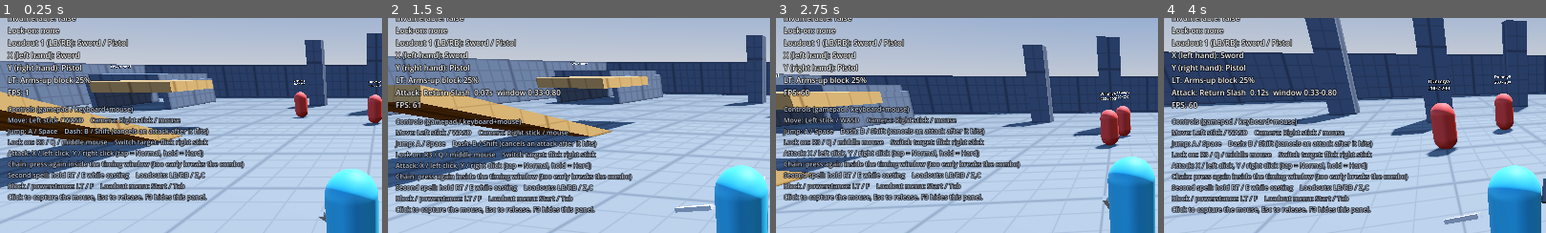
Above: before the commit, frames 1-4 (left to right).
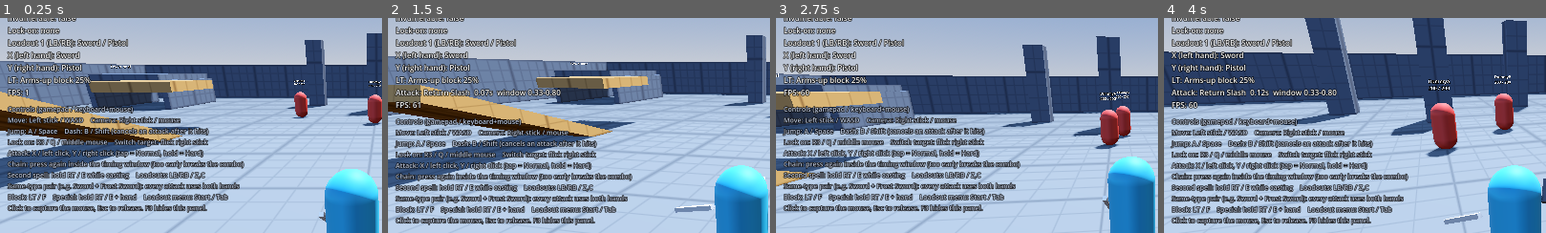
Above: after the commit, the same moments.

Repository: GLorenz90/Nomad-Seekers
Game: Godot game, scene res://scenes/main.tscn
The game is run twice, just before and just after one commit, with the same random seed, the same clock (stepped at 60 frames per second) and the same inputs.
Inputs (mouse positions are % of the whole screen's width and height, from its top left):
- Up to frame 1 (0.25 s): no input
- Up to frame 2 (1.5 s): move the mouse to (55, 50) at 0.52 s; hold F (block) 0.53-1.28 s; hold W (move_forward) from 0.53 s (still down); tap Space (jump) at 0.77 s; click (55, 50) at 0.8 s; move the mouse to (45, 50) at 1.27 s; click (45, 50) at 1.35 s
- Up to frame 3 (2.75 s): keep holding W (move_forward); tap Space (jump) at 1.52 s; right-click (45, 50) at 1.55 s; move the mouse to (52, 48) at 2.02 s; hold E (shift) from 2.03 s (still down); right-click (52, 48) at 2.1 s
- Up to frame 4 (4 s): keep holding W (move_forward); move the mouse to (49, 52) at 2.77 s; release E (shift) at 2.78 s; tap E (shift) at 2.85 s; click (49, 52) at 2.92 s; tap Space (jump) at 3.02, 3.77 s; tap F (block) at 3.05 s; move the mouse to (57, 51) at 3.52 s; hold F (block) from 3.53 s (still down); click (57, 51) at 3.8 s
The pictures show only the part of the screen within x 0-50%, y 11-61%; the shares and areas given below are measured in that part.

The runs differ from the first frame. In frame 1, 3.7% of the frame differs, in the area x 1-63%, y 76-91%; in frame 2, 3.7%; in frame 3, 3.7%; in frame 4, 3.7%.

Commit message:
Powerstance always twins; RT + hand uses that hand's special; 2h is one item
Grayson's feedback on Part 3:
- A two-handed weapon is one item: it shows once (one mesh, in the hand
  that holds it), the HUD and debug read "X / Y (both hands)", and the
  menu shows "(both hands)" in the empty slot.
- LT blocks normally with a same-type pair (arms-up), instead of switching
  to twin attacks. The POWERSTANCE LT mode is gone.
- Powerstanced pairs always attack with both weapons at 75% each.
- New WeaponData.special_attack: RT (Shift) + a hand's button uses that
  hand's special. With a pair, the other hand swings normally alongside.
  No weapon has a special yet (Part 5), so it falls back to the normal
  attack. Casting items keep RT for the second spell.
- Removed the "powerstance by default" option (the field stays so older
  saves load).
- loadout_test.gd: 35 checks, adding one-item 2h, always-twin pairs on
  either button, LT blocking with a pair, and RT specials per hand.

Co-Authored-By: Claude Opus 5.5 <noreply@anthropic.com>
Claude-Session: https://claude.ai/code/session_0158GMUbAThobuu7yWuNoptn

Diff:
--- a/scripts/combat/combat_controller.gd
+++ b/scripts/combat/combat_controller.gd
@@ -4,8 +4,9 @@
 ## LP and attack execution (North Star §4, §5).
 ##
 ## Input: each face button is one hand (x_is_left picks which). Tap = Normal
-## attack (fires on release), hold past hold_threshold = Hard attack. On a casting
-## item, holding Shift (RT) casts the item's second spell.
+## attack (fires on release), hold past hold_threshold = Hard attack. Holding
+## Shift (RT) uses that hand's special (WeaponData.special_attack; none exist
+## until Part 5, so it's a normal attack) or, on a casting item, its second spell.
 ##
 ## Combo rules:
 ## - A chain has 3 steps. Any attack from either hand can fill the next step.
@@ -29,10 +30,14 @@
 ##   when the block starts. The shield's hand button deflects (light, opens a
 ##   parry) or shoves (heavy, knocks back).
 ## - Two-handed weapon: weak block (the weapon's block_strength).
-## - Matching pair (same weapon_type): hold LT for twin attacks with both hands.
-##   Casting items cast both spells at once. powerstance_default swaps this.
-## - Two different weapons: arms-up block (Loadout.ARMS_UP_BLOCK).
+## - Anything else: arms-up block (Loadout.ARMS_UP_BLOCK).
 ## Blocks only stop hits from the front (block_arc_deg).
+##
+## Powerstance: a matching pair (same weapon_type, e.g. Sword + Frost Sword)
+## always attacks with both hands, each at TWIN_DAMAGE_SCALE. RT + a hand's
+## button uses the special of the weapon in THAT hand while the other hand swings
+## normally. Twin casting items cast both spells at once (RT switches the
+## pressed hand's spell).
 ##
 ## Must be a direct child of the Player.
 
@@ -243,10 +248,9 @@
 	return l.get_lt_mode() if l else Loadout.LTMode.NONE
 
 
-func is_powerstance_active() -> bool:
-	if get_lt_mode() != Loadout.LTMode.POWERSTANCE:
-		return false
-	return Input.is_action_pressed("block") != loadout_set.powerstance_default
+func is_powerstance() -> bool:
+	var l := get_loadout()
+	return l != null and l.is_powerstance()
 
 
 # --- Public state ------------------------------------------------------------
@@ -339,23 +343,26 @@
 		Loadout.LTMode.TWO_HAND:
 			return "LT: Two-handed block %d%%" % roundi(l.block_strength() * 100.0)
 		Loadout.LTMode.ARMS_UP:
-			return "LT: Arms-up block %d%%" % roundi(l.block_strength() * 100.0)
-		Loadout.LTMode.POWERSTANCE:
-			if loadout_set.powerstance_default:
-				return "Powerstance (hold LT for single hands)"
-			return "LT: Powerstance twin attacks"
+			var text := "LT: Arms-up block %d%%" % roundi(l.block_strength() * 100.0)
+			if l.is_powerstance():
+				text += "   Powerstance: both hands attack"
+			return text
 	return "LT: -"
 
 
 func get_debug_text() -> String:
 	var lines := PackedStringArray()
 	lines.append("Loadout %d (LB/RB): %s" % [loadout_index + 1, get_loadout().describe()])
-	for hand in [Hand.LEFT, Hand.RIGHT]:
-		var w := current_weapon(hand)
-		var label := w.display_name if w else "-"
-		if w and w.casting:
-			label += " [%s / Shift: %s]" % [w.get_spell_name(0), w.get_spell_name(1)]
-		lines.append("%s (%s hand): %s" % [button_for(hand), "left" if hand == Hand.LEFT else "right", label])
+	var two_hand := get_loadout().two_handed_weapon()
+	if two_hand:
+		lines.append("X / Y (both hands): %s" % two_hand.display_name)
+	else:
+		for hand in [Hand.LEFT, Hand.RIGHT]:
+			var w := current_weapon(hand)
+			var label := w.display_name if w else "-"
+			if w and w.casting:
+				label += " [%s / Shift: %s]" % [w.get_spell_name(0), w.get_spell_name(1)]
+			lines.append("%s (%s hand): %s" % [button_for(hand), "left" if hand == Hand.LEFT else "right", label])
 	lines.append(get_lt_text() + ("  [BLOCKING]" if _blocking else ""))
 	if _current:
 		lines.append("Attack: %s%s%s  %.2fs  window %.2f-%.2f" % [
@@ -426,9 +433,10 @@
 	var weapon := current_weapon(hand)
 	if weapon == null:
 		return
-	var twin := is_powerstance_active() and not weapon.is_shield
+	var twin := is_powerstance()
 	var standalone := weapon.no_combo or weapon.casting or (hard and weapon.sustained)
-	var slot := 1 if Input.is_action_pressed("shift") else 0
+	var special := Input.is_action_pressed("shift")
+	var slot := 1 if special else 0
 
 	if _current:
 		var cur := _current
@@ -441,15 +449,16 @@
 		if cur.elapsed > cur.attack.window_close or chain_step >= MAX_CHAIN:
 			return
 		_resolve_pending_hit(cur)
-		_begin(hand, weapon, hard, slot, not standalone, twin)
+		_begin(hand, weapon, hard, slot, not standalone, twin, special)
 		return
 
 	var continuing := not standalone and not _chain_locked and chain_step > 0 \
 		and chain_step < MAX_CHAIN and _time <= _chain_expire
-	_begin(hand, weapon, hard, slot, continuing, twin)
-
-
-func _begin(hand: int, weapon: WeaponData, hard: bool, slot: int, continuing: bool, twin: bool) -> void:
+	_begin(hand, weapon, hard, slot, continuing, twin, special)
+
+
+func _begin(hand: int, weapon: WeaponData, hard: bool, slot: int, continuing: bool,
+		twin: bool, special: bool = false) -> void:
 	var streak_id := TWIN if twin else hand
 	var next_step := chain_step + 1 if continuing else 1
 	var next_streak := 1
@@ -462,7 +471,8 @@
 		next_step = 0
 		next_streak = 1
 
-	var attack := weapon.get_attack(next_streak, hard, slot)
+	# The pressed hand may use its special; the other twin hand swings normally.
+	var attack := weapon.get_attack(next_streak, hard, slot, special)
 	if attack == null:
 		return
 	var other_weapon: WeaponData = null
@@ -470,7 +480,7 @@
 	var cost := attack.lp_cost
 	if twin:
 		other_weapon = current_weapon(1 - hand)
-		other_attack = other_weapon.get_attack(next_streak, hard, slot)
+		other_attack = other_weapon.get_attack(next_streak, hard, 0, false)
 		if other_attack:
 			cost += other_attack.lp_cost
 	if lp < cost:
@@ -502,7 +512,7 @@
 	_chain_expire = 0.0
 	if attack.opens_parry > 0.0:
 		_parry_until = _time + attack.opens_parry
-	_animate(hand, attack, sustained)
+	_animate(_holding_hand(hand), attack, sustained)
 	if a.twin:
 		_animate(1 - hand, other_attack, false)
 	if chain_step == MAX_CHAIN and _weapon_streak == MAX_CHAIN:
@@ -556,7 +566,7 @@
 	if not cur.releasing:
 		cur.releasing = true
 		cur.release_timer = a.duration
-		_return_to_rest(cur.hand)
+		_return_to_rest(_holding_hand(cur.hand))
 	cur.release_timer -= delta
 	if cur.release_timer <= 0.0:
 		chain_step = 0
@@ -684,7 +694,7 @@
 		var attack: AttackData = strike[1]
 		if not attack.is_projectile:
 			continue
-		var muzzle := _pivots[strike[3]].global_position + cur.direction * 0.6
+		var muzzle := _pivots[_holding_hand(strike[3])].global_position + cur.direction * 0.6
 		var aim := cur.direction
 		if is_instance_valid(cur.target):
 			aim = (CameraRig.get_lock_point(cur.target) - muzzle).normalized()
@@ -714,10 +724,20 @@
 	_meshes.append(mesh)
 
 
+## The hand that actually holds the weapon used by this button. A two-handed
+## weapon is one item: it lives in one hand's slot and both buttons use it.
+func _holding_hand(hand: int) -> int:
+	var l := get_loadout()
+	if l and l.get_hand(hand) == null and l.get_hand(1 - hand) and l.get_hand(1 - hand).two_handed:
+		return 1 - hand
+	return hand
+
+
 func _equip_visuals() -> void:
 	rotation.y = 0.0
 	for hand in [Hand.LEFT, Hand.RIGHT]:
-		var w := current_weapon(hand)
+		var l := get_loadout()
+		var w: WeaponData = l.get_hand(hand) if l else null
 		var mesh_instance := _meshes[hand]
 		if w == null:
 			mesh_instance.mesh = null
@@ -755,10 +775,13 @@
 	for hand in [Hand.LEFT, Hand.RIGHT]:
 		if _tweens[hand]:
 			_tweens[hand].kill()
-		var w := current_weapon(hand)
+		var l := get_loadout()
+		var w: WeaponData = l.get_hand(hand) if l else null
 		if w == null:
 			continue
-		if w.is_shield:
+		if w.two_handed:
+			_pivots[hand].rotation = Vector3(0.9, 0.0, 0.3)  # held across the body
+		elif w.is_shield:
 			_pivots[hand].rotation = Vector3.ZERO
 			_pivots[hand].position.z = -0.25
 		else:
--- a/scripts/combat/loadout.gd
+++ b/scripts/combat/loadout.gd
@@ -8,9 +8,11 @@
 ##   Heavy one-handed items (any pair, including a Heavy Shield with an Axe).
 ##
 ## What LT does depends on what's equipped (North Star §4.1); see get_lt_mode().
+## A matching pair (same weapon_type, not shields) is powerstanced: every attack
+## uses both hands. LT still blocks (arms-up) with a pair.
 
 enum Hand { LEFT, RIGHT }
-enum LTMode { NONE, SHIELD, TWO_HAND, POWERSTANCE, ARMS_UP }
+enum LTMode { NONE, SHIELD, TWO_HAND, ARMS_UP }
 
 ## Arms-up block: "slightly weaker than a 2h block".
 const ARMS_UP_BLOCK := 0.25
@@ -70,9 +72,13 @@
 		return LTMode.SHIELD
 	if two_handed_weapon():
 		return LTMode.TWO_HAND
-	if left and right and left.weapon_type != &"" and left.weapon_type == right.weapon_type:
-		return LTMode.POWERSTANCE
 	return LTMode.ARMS_UP
+
+
+## Two one-handed weapons of the same type (Sword + Frost Sword): always twin.
+func is_powerstance() -> bool:
+	return left != null and right != null and not left.is_shield \
+		and left.weapon_type != &"" and left.weapon_type == right.weapon_type
 
 
 func block_strength() -> float:
@@ -93,5 +99,6 @@
 func describe() -> String:
 	var two_hand := two_handed_weapon()
 	if two_hand:
-		return two_hand.display_name + " (2h)"
-	return "%s / %s" % [left.display_name if left else "-", right.display_name if right else "-"]
+		return two_hand.display_name + " (both hands)"
+	var text := "%s / %s" % [left.display_name if left else "-", right.display_name if right else "-"]
+	return text + (" (powerstance)" if is_powerstance() else "")
--- a/scripts/combat/loadout_set.gd
+++ b/scripts/combat/loadout_set.gd
@@ -10,8 +10,8 @@
 ## Placeholder for the armor augment (North Star §5.1). Armor arrives later;
 ## for now the loadout menu toggles it.
 @export var double_heavy_augment := false
-## Options: when true, hand buttons do twin attacks by default and holding LT
-## attacks with one hand.
+## No longer used: powerstanced pairs always twin-attack now. Kept so loadouts
+## saved by the first Part 3 build still load.
 @export var powerstance_default := false
 
 
--- a/scripts/combat/weapon_data.gd
+++ b/scripts/combat/weapon_data.gd
@@ -37,13 +37,19 @@
 @export var spells: Array[SpellData] = []
 ## Sustained weapons only. Its duration is the wind-down after release.
 @export var sustained_attack: AttackData
+## RT (Shift) + this hand's button uses this instead of the normal step
+## (North Star §5.2 special tags, filled in by Part 5). Null = no special, so
+## RT + the button is just a normal attack. There is no Hard special.
+@export var special_attack: AttackData
 
 @export_group("Placeholder visual")
 @export var mesh_size := Vector3(0.08, 0.08, 1.0)
 @export var mesh_color := Color(0.8, 0.8, 0.85)
 
 
-func get_attack(step: int, hard: bool, spell_slot: int = 0) -> AttackData:
+func get_attack(step: int, hard: bool, spell_slot: int = 0, special: bool = false) -> AttackData:
+	if special and special_attack and not casting:
+		return special_attack
 	if casting:
 		if spells.is_empty():
 			return null
--- a/scripts/ui/hud.gd
+++ b/scripts/ui/hud.gd
@@ -10,7 +10,8 @@
 Attack: X / left click, Y / right click (tap = Normal, hold = Hard)
 Chain: press again inside the timing window (too early breaks the combo)
 Second spell: hold RT / E while casting    Loadouts: LB/RB / Z,C
-Block / powerstance: LT / F    Loadout menu: Start / Tab
+Same-type pair (e.g. Sword + Frost Sword): every attack uses both hands
+Block: LT / F    Special: hold RT / E + hand    Loadout menu: Start / Tab
 Click to capture the mouse, Esc to release. F3 hides this panel."""
 
 var player: Player
@@ -59,9 +60,13 @@
 	_pips.text = "Chain  " + pips
 	var x_hand := CombatController.Hand.LEFT if combat.x_is_left else CombatController.Hand.RIGHT
 	var y_hand := CombatController.Hand.RIGHT if combat.x_is_left else CombatController.Hand.LEFT
-	_hands.text = "%d  X: %s    Y: %s" % [combat.loadout_index + 1, _weapon_label(x_hand), _weapon_label(y_hand)]
+	var two_hand := combat.get_loadout().two_handed_weapon()
+	if two_hand:
+		_hands.text = "%d  X / Y: %s (both hands)" % [combat.loadout_index + 1, two_hand.display_name]
+	else:
+		_hands.text = "%d  X: %s    Y: %s" % [combat.loadout_index + 1, _weapon_label(x_hand), _weapon_label(y_hand)]
 	_lt.text = combat.get_lt_text()
-	_lt.modulate = Color(0.6, 0.85, 1.0) if combat.is_blocking() or combat.is_powerstance_active() else Color.WHITE
+	_lt.modulate = Color(0.6, 0.85, 1.0) if combat.is_blocking() else Color.WHITE
 	if _panel.visible:
 		_debug.text = "%s\n%s\n%s\nFPS: %d" % [
 			player.get_debug_text(), camera_rig.get_debug_text(),
--- a/scripts/ui/loadout_menu.gd
+++ b/scripts/ui/loadout_menu.gd
@@ -23,7 +23,6 @@
 var _picker_title: Label
 var _message: Label
 var _augment: CheckButton
-var _powerstance: CheckButton
 var _editing := Vector2i(-1, -1)  # (loadout index, hand)
 var _root: Control
 
@@ -134,7 +133,7 @@
 			var b: Button = _slot_buttons[i][hand]
 			var w := l.get_hand(hand)
 			if w == null and two_hand:
-				b.text = "(%s)" % two_hand.display_name
+				b.text = "(both hands)"
 			else:
 				b.text = _weapon_label(w)
 		var error := l.validate(_set.double_heavy_augment)
@@ -149,17 +148,16 @@
 			status.text = _lt_short(l)
 			status.modulate = Color(0.6, 1.0, 0.6)
 	_augment.set_pressed_no_signal(_set.double_heavy_augment)
-	_powerstance.set_pressed_no_signal(_set.powerstance_default)
 
 
 func _lt_short(l: Loadout) -> String:
+	if l.is_powerstance():
+		return "powerstance, LT %d%%" % roundi(l.block_strength() * 100.0)
 	match l.get_lt_mode():
 		Loadout.LTMode.SHIELD:
 			return "LT shield %d%%" % roundi(l.block_strength() * 100.0)
 		Loadout.LTMode.TWO_HAND:
 			return "LT 2h block %d%%" % roundi(l.block_strength() * 100.0)
-		Loadout.LTMode.POWERSTANCE:
-			return "LT powerstance"
 		Loadout.LTMode.ARMS_UP:
 			return "LT arms-up %d%%" % roundi(l.block_strength() * 100.0)
 	return ""
@@ -251,7 +249,7 @@
 			pair.append(b)
 		_slot_buttons.append(pair)
 		var status := _label("", 14)
-		status.custom_minimum_size.x = 150.0
+		status.custom_minimum_size.x = 170.0
 		grid.add_child(status)
 		_slot_status.append(status)
 
@@ -261,12 +259,7 @@
 		_set.double_heavy_augment = on
 		_refresh())
 	left.add_child(_augment)
-	_powerstance = CheckButton.new()
-	_powerstance.text = "Powerstance by default (hold LT for single-hand attacks)"
-	_powerstance.toggled.connect(func(on: bool):
-		_set.powerstance_default = on
-		_refresh())
-	left.add_child(_powerstance)
+	left.add_child(_label("A pair of the same weapon type is powerstanced: every attack uses both. RT + a hand uses that hand's special.", 13))
 	_message = _label("", 16)
 	_message.modulate = Color(1.0, 0.85, 0.5)
 	left.add_child(_message)
--- a/tests/loadout_test.gd
+++ b/tests/loadout_test.gd
@@ -82,12 +82,26 @@
 	# --- LT mode per loadout ---
 	var expected := {
 		SWORD_PISTOL: Loadout.LTMode.ARMS_UP, SHIELD_SWORD: Loadout.LTMode.SHIELD,
-		TWIN_SWORDS: Loadout.LTMode.POWERSTANCE, TWIN_PISTOLS: Loadout.LTMode.POWERSTANCE,
+		TWIN_SWORDS: Loadout.LTMode.ARMS_UP, TWIN_PISTOLS: Loadout.LTMode.ARMS_UP,
 		GREAT_SWORD: Loadout.LTMode.TWO_HAND}
 	var modes_ok := true
 	for index in expected:
 		modes_ok = modes_ok and _combat.loadout_set.loadouts[index].get_lt_mode() == expected[index]
-	_check("LT modes: arms-up, shield, powerstance (different swords), twin pistols, 2h", modes_ok)
+	_check("LT blocks with every loadout: arms-up, shield, pairs (arms-up), 2h", modes_ok)
+	var sets := _combat.loadout_set.loadouts
+	_check("same-type pairs are powerstanced, mixed pairs aren't",
+		sets[TWIN_SWORDS].is_powerstance() and sets[TWIN_PISTOLS].is_powerstance()
+		and not sets[SWORD_PISTOL].is_powerstance() and not sets[SHIELD_SWORD].is_powerstance())
+
+	# --- Two-handed weapons are one item ---
+	_combat.select_loadout(GREAT_SWORD)
+	var meshes := 0
+	for m in _combat._meshes:
+		if m.mesh != null:
+			meshes += 1
+	_check("Great Sword shows as one weapon, not two (%d meshes)" % meshes, meshes == 1)
+	_check("both buttons use the one Great Sword",
+		_combat.current_weapon(0) == _combat.current_weapon(1) and _combat.current_weapon(0).display_name == "Great Sword")
 
 	# --- Blocking (hits from the Swinger, 20 damage) ---
 	_check("no block takes full damage (%.0f)" % await _hit_after(SWORD_PISTOL, false, 0), is_equal_approx(_last_taken, 20.0))
@@ -148,54 +162,69 @@
 	shooter.attack_mode = TargetDummy.AttackMode.NONE
 	_check("shield blocks a real Shooter bolt (took %.0f)" % (hp - _player.health.hp), is_equal_approx(hp - _player.health.hp, 8.0))
 
-	# --- Powerstance ---
+	# --- Powerstance: a same-type pair always attacks with both hands ---
 	var sword_hit := 20.0 * 1.3
 	_combat.select_loadout(TWIN_SWORDS)
 	await _reset(Vector3(0, 0.1, -5.5))
 	await _tap("hand_x")
 	await _idle()
-	_check("without LT, one sword swings (%s)" % [_hits], _hits.size() == 1)
-	await _reset(Vector3(0, 0.1, -5.5))
-	Input.action_press("block")
-	await _tap("hand_x")
-	await _idle()
-	Input.action_release("block")
-	_check("LT + X: both swords hit, 75%% each (%s)" % [_hits], _hits.size() == 2
+	_check("X with twin swords: both hit, 75%% each (%s)" % [_hits], _hits.size() == 2
 		and is_equal_approx(_hits[0], sword_hit * 0.75) and is_equal_approx(_hits[1], sword_hit * 0.75))
 	await _reset(Vector3(0, 0.1, -5.5))
-	Input.action_press("block")
+	await _tap("hand_y")
+	await _idle()
+	_check("Y with twin swords also hits with both (%d hits)" % _hits.size(), _hits.size() == 2)
+	await _reset(Vector3(0, 0.1, -5.5))
 	await _tap("hand_x")
 	for i in 2:
 		await _until_window()
-		await _tap("hand_y")
-	await _idle()
-	Input.action_release("block")
-	_check("twin attacks chain their own 3 steps (%s)" % [_started], _started == ["Slash", "Return Slash", "Cleave"] and "Twin finisher!" in _feedback)
+		await _tap("hand_y" if i == 0 else "hand_x")
+	await _idle()
+	_check("twin attacks chain their own 3 steps on either button (%s)" % [_started],
+		_started == ["Slash", "Return Slash", "Cleave"] and "Twin finisher!" in _feedback)
+
+	# LT still blocks with a powerstanced pair.
+	await _hit_after(TWIN_SWORDS, true, 30)
+	_check("LT blocks with twin swords instead of twin-attacking (took %.0f)" % _last_taken, is_equal_approx(_last_taken, 15.0))
+
+	# RT + a hand: that hand's special, the other hand swings normally.
+	var sword: WeaponData = _combat.current_weapon(CombatController.Hand.LEFT)
+	var special := AttackData.new()
+	special.display_name = "Test Special"
+	special.damage_mult = 2.0
+	special.lp_cost = 5.0
+	special.duration = 0.8
+	special.active_start = 0.3
+	special.active_end = 0.4
+	sword.special_attack = special
+	await _reset(Vector3(0, 0.1, -5.5))
+	var lp_start := _combat.lp
+	Input.action_press("shift")
+	await _tap("hand_x")
+	Input.action_release("shift")
+	var spent := lp_start - _combat.lp  # before LP starts regenerating
+	await _idle()
+	_check("RT + X uses the X-hand weapon's special with both swinging (%s, %s, %.0f LP)" % [_started, _hits, spent],
+		_started == ["Test Special"] and _hits.size() == 2
+		and is_equal_approx(_hits.max(), sword_hit * 2.0 * 0.75) and is_equal_approx(_hits.min(), sword_hit * 0.75)
+		and spent >= 5.0)
+	await _reset(Vector3(0, 0.1, -5.5))
+	Input.action_press("shift")
+	await _tap("hand_y")
+	Input.action_release("shift")
+	await _idle()
+	_check("RT + Y uses the Y-hand weapon's special; Frost Sword has none, so a normal twin (%s)" % [_started],
+		_started == ["Slash"] and _hits.size() == 2)
+	sword.special_attack = null
 
 	_combat.select_loadout(TWIN_PISTOLS)
 	await _reset(Vector3(0, 0.1, -5.5))
 	var lp_before := _combat.lp
-	Input.action_press("block")
 	await _tap("hand_y")
 	await _frames(10)
 	var lp_spent := lp_before - _combat.lp
 	await _idle()
-	Input.action_release("block")
 	_check("twin pistols fire both guns (%d hits, %.0f LP)" % [_hits.size(), lp_spent], _hits.size() == 2 and is_equal_approx(lp_spent, 2.0))
-
-	_combat.loadout_set.powerstance_default = true
-	_combat.select_loadout(TWIN_SWORDS)
-	await _reset(Vector3(0, 0.1, -5.5))
-	await _tap("hand_x")
-	await _idle()
-	var default_twin := _hits.size()
-	await _reset(Vector3(0, 0.1, -5.5))
-	Input.action_press("block")
-	await _tap("hand_x")
-	await _idle()
-	Input.action_release("block")
-	_check("'Powerstance by default' swaps LT (%d hits default, %d with LT)" % [default_twin, _hits.size()], default_twin == 2 and _hits.size() == 1)
-	_combat.loadout_set.powerstance_default = false
 
 	# --- Menu ---
 	var press := InputEventAction.new()
Not shown, added: tests/loadout_test.gd.uid
